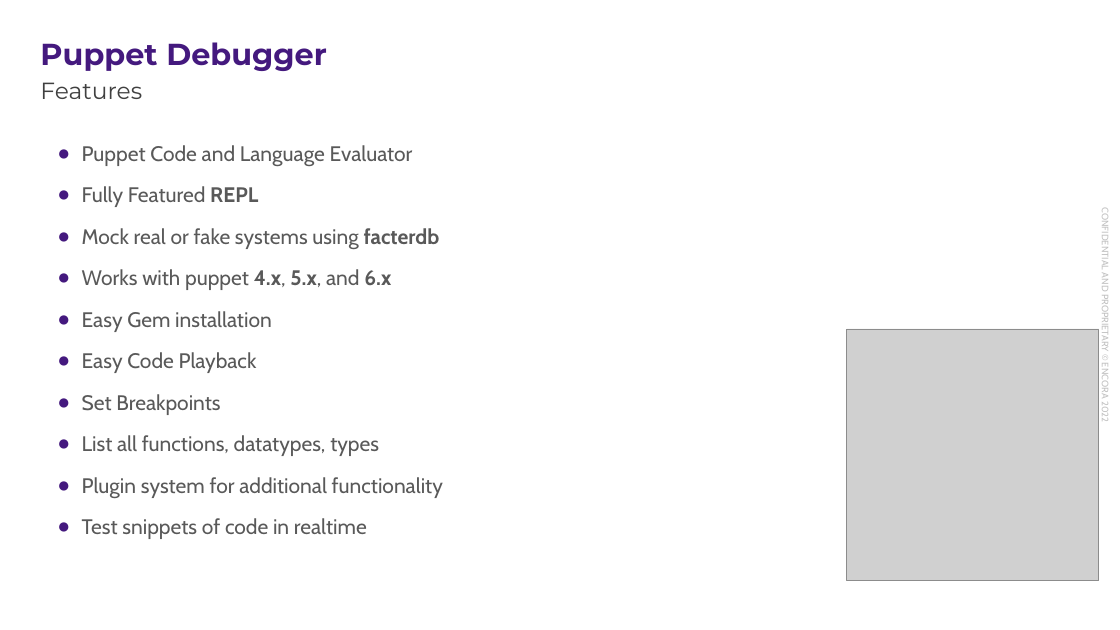
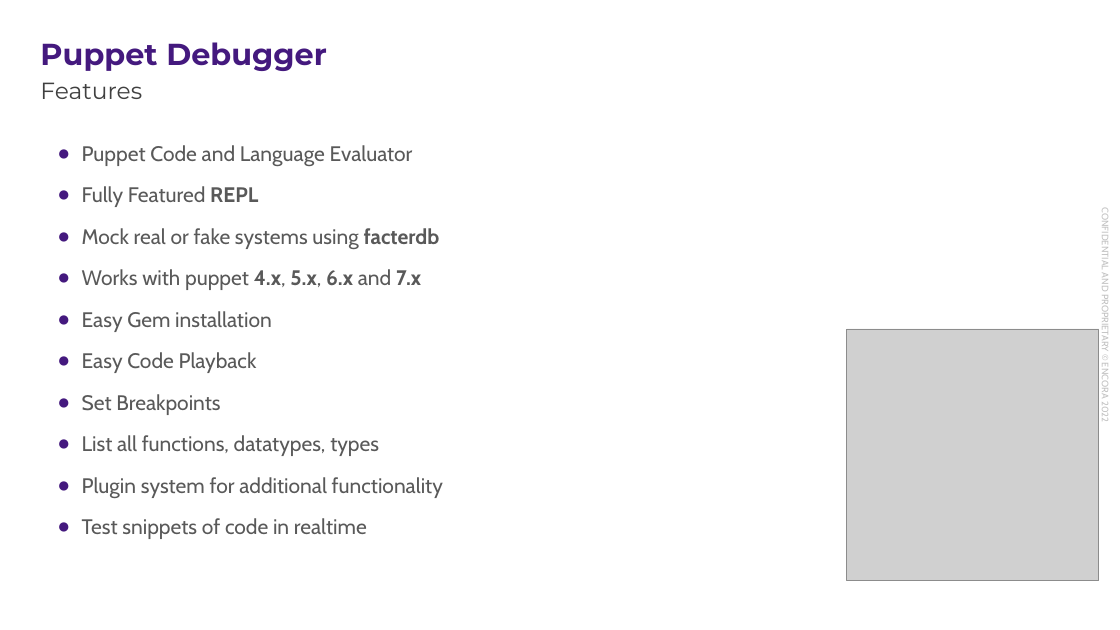
Before and after one commit to enogrob/presentation-puppet-debugger, a slide deck: slide 22 of docs/presentation-puppet-debugger.pptx. Drawn at 1120x630 pixels with LibreOffice and Linux fonts; fonts in the diff are those of the drawing; grey boxes stand for pictures; background and template pictures are left out. Boxes give left, top, right and bottom in pixels: in the first picture for what was removed or moved away, otherwise in the second. Text is boxed around its words. In the diff, an @@ line names an element or a change of style, - is before the commit and + after.

```diff
--- a/docs/presentation-puppet-debugger.pptx
+++ b/docs/presentation-puppet-debugger.pptx
@@ text at (82,269,421,290): text changed @@
-● Works with puppet 4.x, 5.x, and 6.x
+● Works with puppet 4.x, 5.x, 6.x and 7.x
```
Also in this commit, not shown: 2 other slides changed, 3 slides added, 5 other files.
